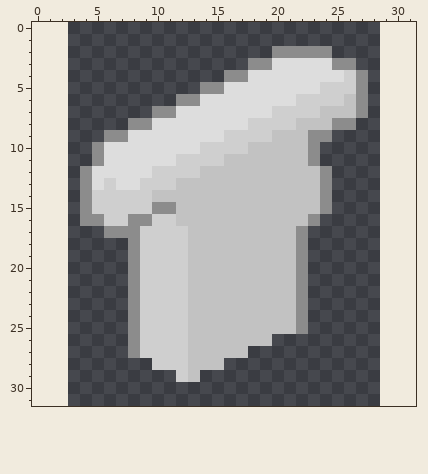
Pixel-art file -- core/assets/player/spritesheets/torso/torso.ase. The first picture shows the starting point.
26x33 pixels, 1 frame. The old version is drawn lined up with the new one, on the new canvas.
The same view after the edit:
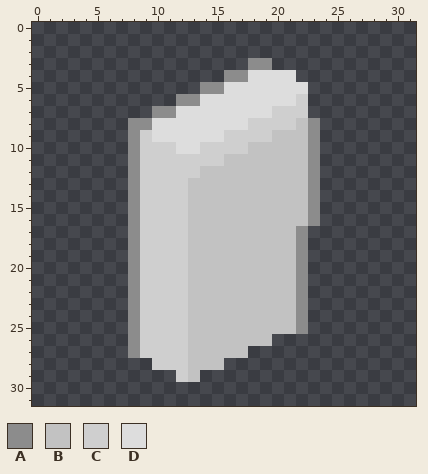
Palette (. is transparent): A #8c8c8c  B #c2c2c2  C #cfcfcf  D #dddddd
The edit:
canvas 26x33 -> 32x32, the old top-left corner now at 3,-1 (the part of the old canvas that was cut away was empty and is not shown)
Changed rows in their new state; - is an unchanged pixel.
first column x 4:
 2 ----------------.....---
 3 ----------------.......-
 4 ------------------......
 5 -------------------.....
 6 -------------------.....
 7 -------------------.....
 8 -------------------A...-
 9 --..AC--------------.---
10 -...ACCC----------------
11 -...ACCC----------------
12 ....AC-------------A.---
13 ....A---C----------A.---
14 ....A-CCC----------A.---
15 ....A-CCC----------A.---
16 ....-C--C---------------
17 --..--------------------
